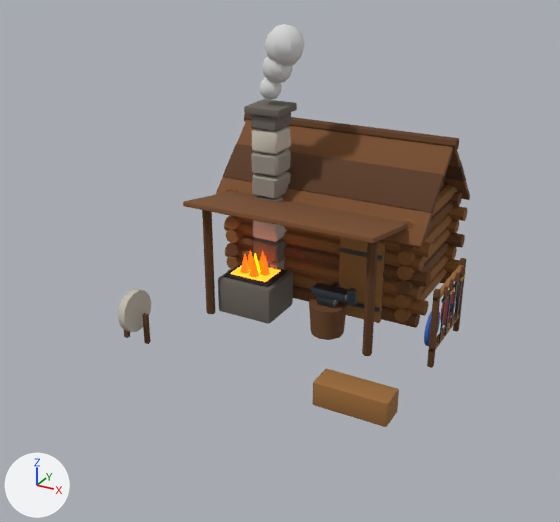
An edit to the glTF model modele3d/export/mapa/kuznia_poz05.glb, drawn before and after from the same camera.
Before and after are seen from a 50 mm camera at (6.24, -12.15, 7.24) aimed at (-0.07, -0.68, 1.5). The axes (+X, +Y, +Z) are drawn at lower left. The lights are the same throughout. The first picture is the older version. Vertices at exactly the same position are counted once.

The scene before the commit, as lines of its bpy script (objects in view):
```python
me_kuznia_poz05 = bpy.data.meshes.new('kuznia_poz05')
me_kuznia_poz05.from_pydata(...)  # 2590 vertices, 4824 faces; spans x -2.58..2.95, y -2.6..3.47, z 0.0..5.53
me_kuznia_poz05.materials.append(mat_mapa_log_dark)  # brown #6b4423
me_kuznia_poz05.materials.append(mat_mapa_log)  # brown #8a5a2b
me_kuznia_poz05.materials.append(mat_mapa_shingle)  # brown #7a4e2a
me_kuznia_poz05.materials.append(mat_mapa_shingle_dark)  # brown #5a3820
me_kuznia_poz05.materials.append(mat_mapa_wood_dark)  # brown #5e3b1c
me_kuznia_poz05.materials.append(mat_mapa_wood)  # brown #9a6a36
me_kuznia_poz05.materials.append(mat_mapa_iron)  # greyish blue #4d545c
me_kuznia_poz05.materials.append(mat_mapa_gold)  # orange #e0ac3c
me_kuznia_poz05.materials.append(mat_mapa_stone_dark)  # dark grey #6d665e
me_kuznia_poz05.materials.append(mat_mapa_coal)  # black #262321
me_kuznia_poz05.materials.append(mat_mapa_fire)  # orange #ff5200, glowing orange #ff5200
me_kuznia_poz05.materials.append(mat_mapa_fire_core)  # orange #ffae00, glowing orange #ffae00
me_kuznia_poz05.materials.append(mat_mapa_molten)  # orange #ff7a1a, glowing orange #ff7a1a
me_kuznia_poz05.materials.append(mat_mapa_stone_light)  # light grey #c4bdaf
me_kuznia_poz05.materials.append(mat_mapa_stone)  # grey #9a948a
me_kuznia_poz05.materials.append(mat_mapa_smoke)  # light grey #d8d8d8
me_kuznia_poz05.materials.append(mat_mapa_water)  # blue #3f7fbf
me_kuznia_poz05.materials.append(mat_mapa_leather)  # brown #6e4428
me_kuznia_poz05.materials.append(mat_mapa_banner)  # blue #2f5fb8
me_kuznia_poz05.materials.append(mat_mapa_banner_red)  # red #a82a2a
ob_kuznia_poz05 = bpy.data.objects.new('kuznia_poz05', me_kuznia_poz05)
ob_kuznia_poz05.location = (0.0, 0.0, 0.0)
```
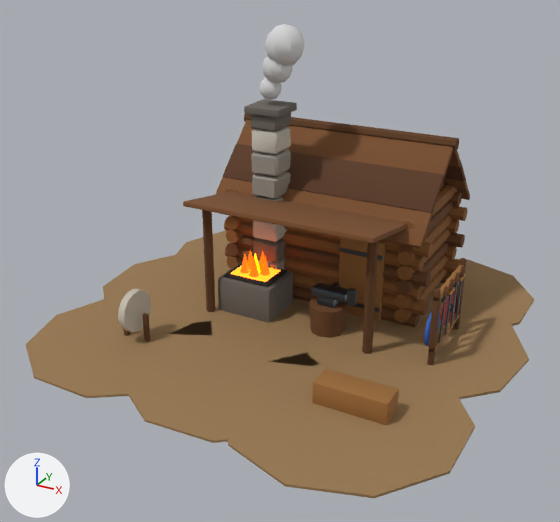
What differs and where, as boxes [x1, y1, x2, y2] in the pictures (560 x 522 px):
'kuznia_poz05', reshaped (44% wider, 18% taller): before [118, 24, 470, 427]; after [26, 24, 534, 498]
part 1 of me_kuznia_poz05, added (brown): after [26, 299, 167, 398]
part 2 of me_kuznia_poz05, added (brown): after [103, 255, 219, 335]
part 3 of me_kuznia_poz05, added (brown): after [170, 231, 231, 289]
part 4 of me_kuznia_poz05, added (brown): after [121, 321, 268, 443]
part 5 of me_kuznia_poz05, added (brown): after [211, 298, 320, 366]
part 6 of me_kuznia_poz05, added (brown): after [224, 352, 475, 498]
part 7 of me_kuznia_poz05, added (brown): after [308, 313, 529, 402]
part 8 of me_kuznia_poz05, added (brown): after [398, 259, 534, 334]

What changed in the scene script:
```text
Add mat_mapa_dirt:
    mat_mapa_dirt = principled_material('mapa_dirt')
    mat_mapa_dirt.base_color = (0.323, 0.195, 0.0844)  # brown #9a7a52
    mat_mapa_dirt.roughness = 0.95
Change me_kuznia_poz05:
    used by ob_kuznia_poz05; location = (0.0, 0.0, 0.0)
    remove me_kuznia_poz05.from_pydata(...)  # 2590 vertices, 4824 faces; spans x -2.58..2.95, y -2.6..3.47, z 0.0..5.53
    add me_kuznia_poz05.from_pydata(...)  # 2770 vertices, 5148 faces; spans x -4.5..4.34, y -4.51..4.4, z 0.0..5.53
    me_kuznia_poz05 part 1: a new loose piece, a 10-sided cylinder along z spanning x -4.286..-0.405, y -4.174..-0.444, z 0.005..0.045, in mat_mapa_dirt (brown #9a7a52)
    me_kuznia_poz05 part 2: a new loose piece, a 10-sided cylinder along z spanning x -4.501..-0.424, y -1.969..2.151, z 0.004..0.046, in mat_mapa_dirt (brown #9a7a52)
    me_kuznia_poz05 part 3: a new loose piece, a 10-sided cylinder along z spanning x -4.225..-0.47, y 0.275..3.882, z 0.003..0.047, in mat_mapa_dirt (brown #9a7a52)
    me_kuznia_poz05 part 4: a new loose piece, a 10-sided cylinder along z spanning x -2.026..1.996, y -4.229..-0.346, z 0.004..0.046, in mat_mapa_dirt (brown #9a7a52)
    me_kuznia_poz05 part 5: a new loose piece, a 10-sided cylinder along z spanning x -1.71..1.725, y -1.864..1.721, z 0.003..0.047, in mat_mapa_dirt (brown #9a7a52)
    me_kuznia_poz05 part 6: a new loose piece, a 10-sided cylinder along z spanning x 0.216..4.056, y -4.512..-0.484, z 0.003..0.047, in mat_mapa_dirt (brown #9a7a52)
    me_kuznia_poz05 part 7: a new loose piece, a 10-sided cylinder along z spanning x 0.237..4.335, y -1.817..2.289, z 0.002..0.048, in mat_mapa_dirt (brown #9a7a52)
    me_kuznia_poz05 part 8: a new loose piece, a 10-sided cylinder along z spanning x 0.259..3.893, y 0.61..4.403, z 0.001..0.049, in mat_mapa_dirt (brown #9a7a52)
    other edits to the shape of me_kuznia_poz05 do not show in these pictures
    add me_kuznia_poz05.materials.append(mat_mapa_dirt)  # brown #9a7a52
```
